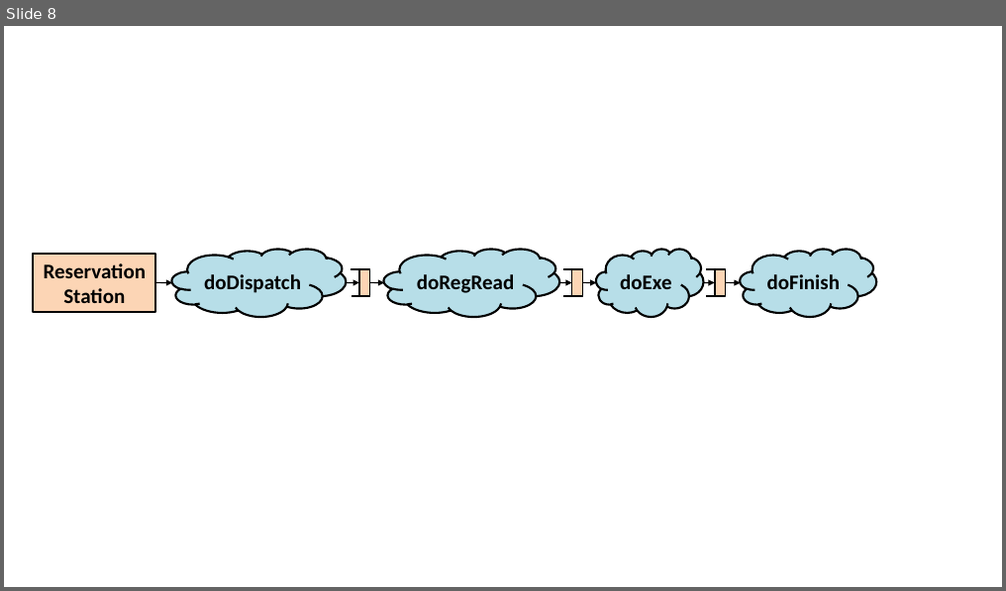
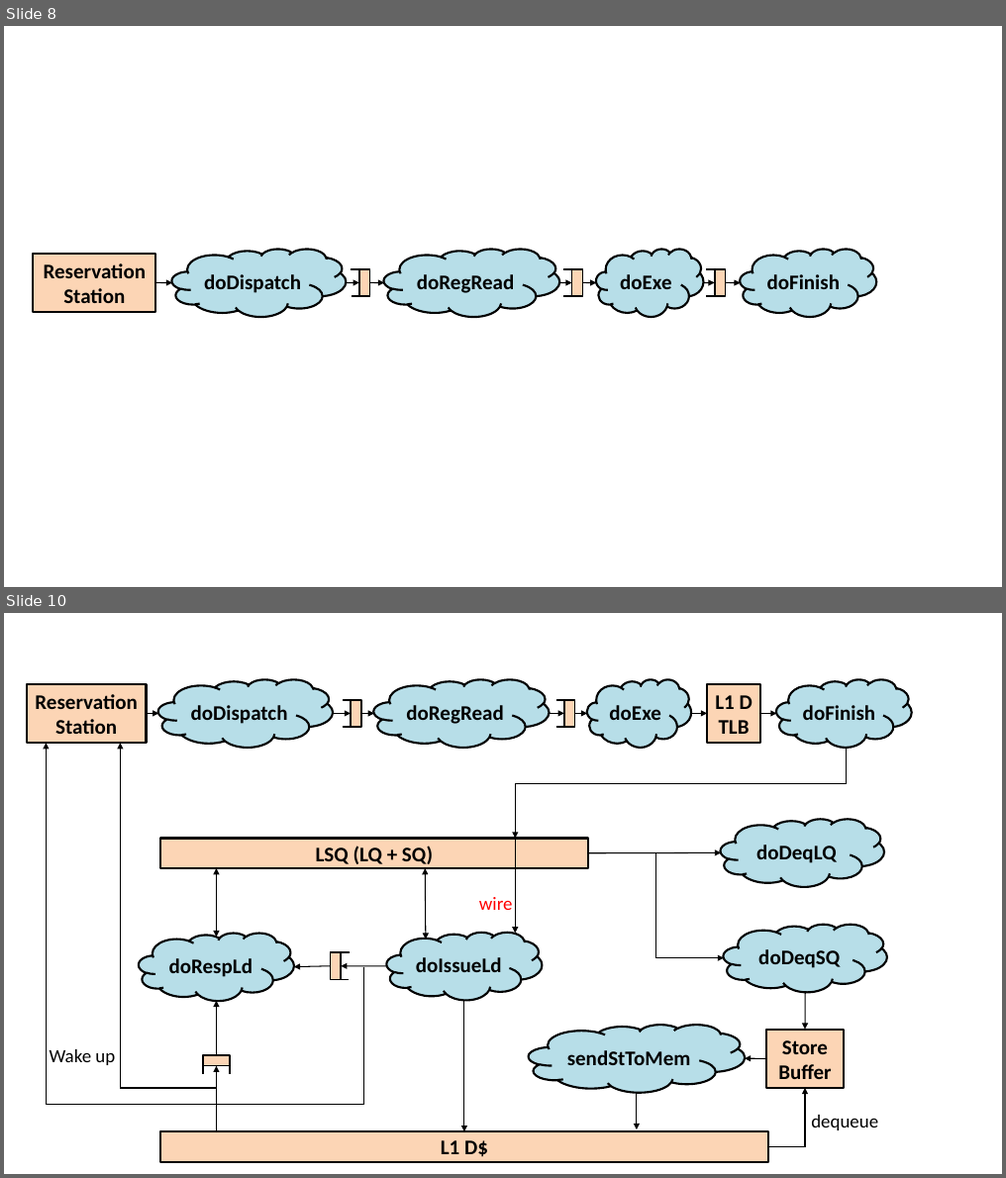
Before and after one commit to sizhuo-zhang/RiscyOO_design_doc, a slide deck: fig/fig.pptx. Shown one above the other, each under a label of ours: slide 8 before the commit, slides 8 and 10 after it; the slides between them are not shown. The pictures are 1006x591 and 1006x1178 pixels, drawn with LibreOffice and Linux fonts; fonts in the diff are those of the drawing. Boxes give left, top, right and bottom in pixels: in the first picture for what was removed or moved away, otherwise in the second. Text is boxed around its words. In the diff, an @@ line names an element or a change of style, - is before the commit and + after.

```diff
--- a/fig/fig.pptx
+++ b/fig/fig.pptx
@@ slide 10 added at [4, 613, 1002, 1174], background #FFFFFF @@
@@ group added at [27, 679, 912, 1162]: 17 arrows, 9 clouds, 9 rectangles, 8 lines, 3 texts, 3 freeform shapes, 2 elbow arrows, 2 double arrows @@
+doDispatch
+doRegRead
+doExe
+doFinish
+Reservation
+Station
+L1 D
+TLB
+LSQ (LQ + SQ)
+Store
+Buffer
+doDeqLQ
+doDeqSQ
+L1 D$
+doRespLd
+doIssueLd
+wire
+sendStToMem
+Wake up
+dequeue
```
Also in this commit, not shown: 1 slide changed, 9 other files.
